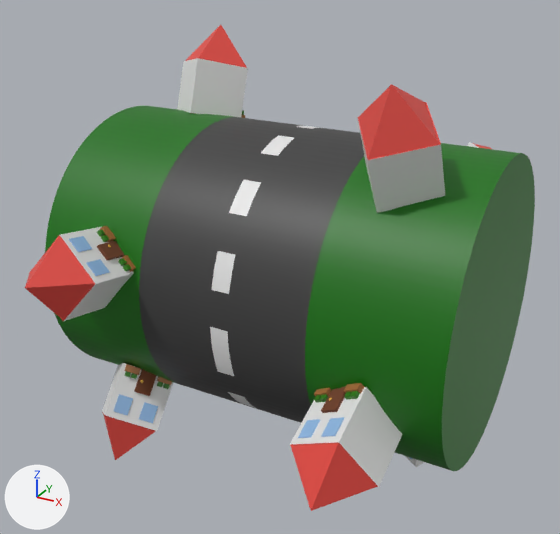
The FBX model KillerClowns/Assets/Art/Day.fbx, before and after one commit.
Camera for both pictures: a 50 mm camera at (6.95, -13.36, 6.67) aimed at (-0.27, -0.22, 0.1). Lighting does not change. The marker at lower left points along +X, +Y and +Z. Where no turn or scale is listed for an object, it has been applied to the vertices.

Objects in the first picture: 'Cylinder', 'House', 'House.001', 'House.002', 'House.003', 'House.004', 'House.006', 'House.007'.
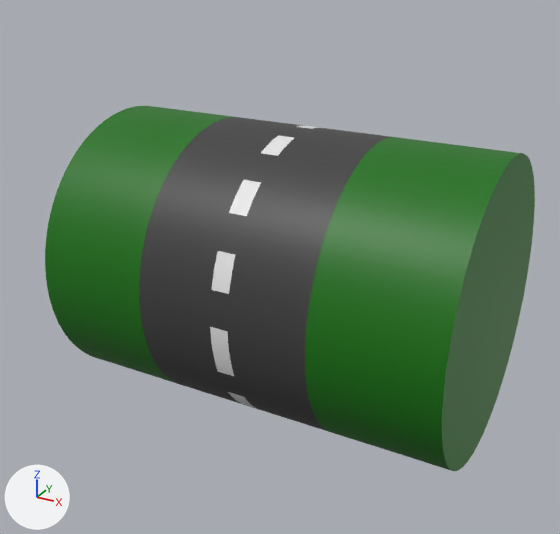
What differs and where, as boxes (x1, y1, x2, y2) in the pictures (560 x 534 px):
```json
{"object": "House.001", "change": "deleted", "before": [290, 383, 402, 511], "faces in mat_material_012 (white #e7e7e7)": [290, 387, 402, 487], "faces in mat_material_001 (red #e74b42)": [290, 442, 378, 511], "faces in mat_material_002 (brown #6f3e24)": [321, 387, 346, 413], "faces in mat_material_004 (blue #93bce7)": [321, 417, 344, 437], "faces in mat_material_003 (blue #93bce7)": [298, 419, 320, 438]}
{"object": "House", "change": "deleted", "before": [358, 84, 445, 213], "faces in mat_material_001 (red #e74b42)": [358, 84, 441, 160], "faces in mat_material_012 (white #e7e7e7)": [358, 121, 445, 213]}
{"object": "House.003", "change": "deleted", "before": [25, 226, 136, 321], "faces in mat_material_001 (red #e74b42)": [25, 235, 95, 321], "faces in mat_material_012 (white #e7e7e7)": [60, 227, 134, 321], "faces in mat_material_002 (brown #6f3e24)": [97, 241, 124, 260], "faces in mat_material_004 (blue #93bce7)": [86, 259, 109, 276], "faces in mat_material_003 (blue #93bce7)": [69, 236, 92, 252]}
{"object": "House.002", "change": "deleted", "before": [177, 25, 248, 118], "faces in mat_material_012 (white #e7e7e7)": [177, 58, 248, 117], "faces in mat_material_001 (red #e74b42)": [185, 25, 247, 114]}
{"object": "House.007", "change": "deleted", "before": [102, 363, 173, 460], "faces in mat_material_012 (white #e7e7e7)": [102, 363, 173, 431], "faces in mat_material_001 (red #e74b42)": [103, 413, 155, 460], "faces in mat_material_002 (brown #6f3e24)": [134, 369, 156, 396], "faces in mat_material_003 (blue #93bce7)": [114, 394, 133, 415], "faces in mat_material_004 (blue #93bce7)": [139, 402, 158, 423]}
{"object": "House.006", "change": "deleted", "before": [405, 456, 424, 467]}
{"object": "House.004", "change": "deleted", "before": [467, 142, 491, 149]}
```

The change, as JSON lines over the scene's bpy script:
```json
{"op": "remove", "block": "ob_house_006", "code": ["ob_house_006 = bpy.data.objects.new('House.006', me_cone_017)", "ob_house_006.location = (0.0, 0.0, 0.0)"]}
{"op": "remove", "block": "ob_house_007", "code": ["ob_house_007 = bpy.data.objects.new('House.007', me_cone_018)", "ob_house_007.location = (0.0, 0.0, 0.0)"]}
{"op": "remove", "block": "ob_house", "code": ["ob_house = bpy.data.objects.new('House', me_cone_011)", "ob_house.location = (0.0, 0.0, 0.0)"]}
{"op": "remove", "block": "ob_house_001", "code": ["ob_house_001 = bpy.data.objects.new('House.001', me_cone_012)", "ob_house_001.location = (0.0, 0.0, 0.0)"]}
{"op": "remove", "block": "ob_house_002", "code": ["ob_house_002 = bpy.data.objects.new('House.002', me_cone_013)", "ob_house_002.location = (0.0, 0.0, 0.0)"]}
{"op": "remove", "block": "ob_house_004", "code": ["ob_house_004 = bpy.data.objects.new('House.004', me_cone_015)", "ob_house_004.location = (0.0, 0.0, 0.0)"]}
{"op": "remove", "block": "ob_house_003", "code": ["ob_house_003 = bpy.data.objects.new('House.003', me_cone_014)", "ob_house_003.location = (0.0, 0.0, 0.0)"]}
```
